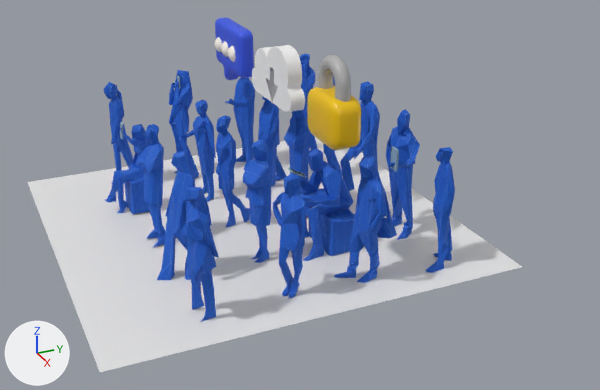
The glTF model Scene_1.glb, before and after one commit.
Before and after are seen from a 50 mm lens placed at (11.25, -7.29, 5.02), pointed at (2.17, -3.2, 0.48). Every picture has the same lights, and +X, +Y and +Z are marked at lower left. The first picture is the older version. Where no turn or scale is listed for an object, it has been applied to the vertices.

Names of what the first picture shows: 'Man04_0057D0_0', 'Man05_0057D0_0', 'Man09_0057D0_0', 'Man10_0057D0_0', 'Plane', 'Torus_Material.001_0', 'Woman03_0057D0_0', 'Woman04_0057D0_0', 'Woman05_0057D0_0', 'Woman09_0057D0_0', 'Woman10_0057D0_0', 'save__to_cloud_save  to cloud_0' and 19 more.
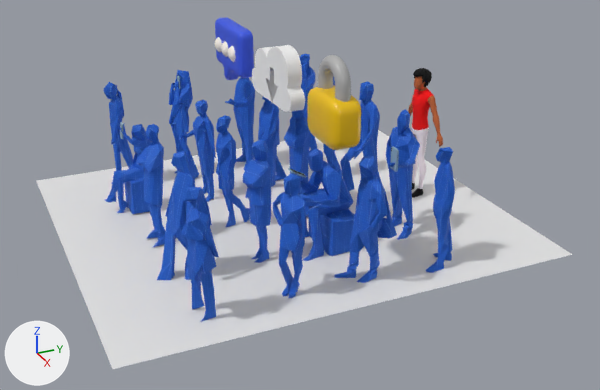
Boxes (x1, y1, x2, y2) around the edits, measured in the pictures (600 x 390 px):
'Plane', moved, rescaled (8% wider)
    before: (27, 137, 522, 372)
    after: (36, 130, 573, 369)
'corpo.001_blusa_0', added (red)
    after: (412, 88, 434, 130)
'corpo.001_calca_0', added
    after: (411, 126, 429, 189)
'corpo.001_pele.004_0', added (orange)
    after: (408, 77, 443, 147)
'corpo.002_cabelo.001_0', added
    after: (413, 68, 432, 87)
'corpo.001_sapato.001_0', added
    after: (411, 182, 423, 198)

The change, as a diff of the scene's bpy script:
```diff
--- a/Scene_1.glb.py
+++ b/Scene_1.glb.py
@@ mat_cabelo_001 @@
+mat_cabelo_001 = principled_material('cabelo.001')
+mat_cabelo_001.base_color = (0.0, 0.0, 0.0)  # black #000000
+mat_cabelo_001.roughness = 1.0
@@ mat_sapato_001 @@
+mat_sapato_001 = principled_material('sapato.001')
+mat_sapato_001.base_color = (0.0, 0.0, 0.0)  # black #000000
+mat_sapato_001.roughness = 1.0
@@ mat_pele_004 @@
+mat_pele_004 = principled_material('pele.004')
+mat_pele_004.base_color = (0.528, 0.13, 0.0395)  # orange #c06538
+mat_pele_004.roughness = 0.949
@@ mat_calca @@
+mat_calca = principled_material('calca')
+mat_calca.base_color = (1.0, 0.894, 0.953)  # white #fff3fa
+mat_calca.roughness = 0.794
@@ mat_blusa @@
+mat_blusa = principled_material('blusa')
+mat_blusa.base_color = (1.0, 0.0, 0.000786)  # red #ff0003
+mat_blusa.roughness = 0.952
@@ me_corpo_002_cabelo_001_0 @@
+me_corpo_002_cabelo_001_0.from_pydata(...)  # 212 vertices, 420 faces; spans x -0.137..0.137, y -0.158..0.113, z 1.6..1.855
+me_corpo_002_cabelo_001_0.materials.append(mat_cabelo_001)  # black #000000
@@ me_corpo_001_sapato_001_0 @@
+me_corpo_001_sapato_001_0.from_pydata(...)  # 96 vertices, 176 faces; spans x -0.175..0.175, y -0.184..0.047, z 0.0..0.099
+me_corpo_001_sapato_001_0.materials.append(mat_sapato_001)  # black #000000
@@ me_corpo_001_pele_004_0 @@
+me_corpo_001_pele_004_0.from_pydata(...)  # 385 vertices, 710 faces; spans x -0.484..0.484, y -0.141..0.098, z 0.87..1.766
+me_corpo_001_pele_004_0.materials.append(mat_pele_004)  # orange #c06538
@@ me_corpo_001_calca_0 @@
+me_corpo_001_calca_0.from_pydata(...)  # 181 vertices, 338 faces; spans x -0.165..0.165, y -0.098..0.114, z 0.099..1.026
+me_corpo_001_calca_0.materials.append(mat_calca)  # white #fff3fa
@@ me_corpo_001_blusa_0 @@
+me_corpo_001_blusa_0.from_pydata(...)  # 140 vertices, 240 faces; spans x -0.207..0.207, y -0.112..0.126, z 0.98..1.582
+me_corpo_001_blusa_0.materials.append(mat_blusa)  # red #ff0003
@@ ob_plane @@
 ob_plane = bpy.data.objects.new('Plane', me_plane)
-ob_plane.location = (1.677, -3.74, 0.0)
-ob_plane.scale = (-2.58, -2.58, -2.58)
+ob_plane.location = (1.677, -3.289, 0.0)
+ob_plane.scale = (-2.58, -2.9, -2.58)
@@ ob_corpo_002_cabelo_001_0 @@
+ob_corpo_002_cabelo_001_0 = bpy.data.objects.new('corpo.002_cabelo.001_0', me_corpo_002_cabelo_001_0)
+ob_corpo_002_cabelo_001_0.location = (1.79, -1.171, 0.0)
@@ ob_corpo_001_sapato_001_0 @@
+ob_corpo_001_sapato_001_0 = bpy.data.objects.new('corpo.001_sapato.001_0', me_corpo_001_sapato_001_0)
+ob_corpo_001_sapato_001_0.location = (1.79, -1.171, 0.0)
@@ ob_corpo_001_pele_004_0 @@
+ob_corpo_001_pele_004_0 = bpy.data.objects.new('corpo.001_pele.004_0', me_corpo_001_pele_004_0)
+ob_corpo_001_pele_004_0.location = (1.79, -1.171, 0.0)
@@ ob_corpo_001_calca_0 @@
+ob_corpo_001_calca_0 = bpy.data.objects.new('corpo.001_calca_0', me_corpo_001_calca_0)
+ob_corpo_001_calca_0.location = (1.79, -1.171, 0.0)
@@ ob_corpo_001_blusa_0 @@
+ob_corpo_001_blusa_0 = bpy.data.objects.new('corpo.001_blusa_0', me_corpo_001_blusa_0)
+ob_corpo_001_blusa_0.location = (1.79, -1.171, 0.0)
```
